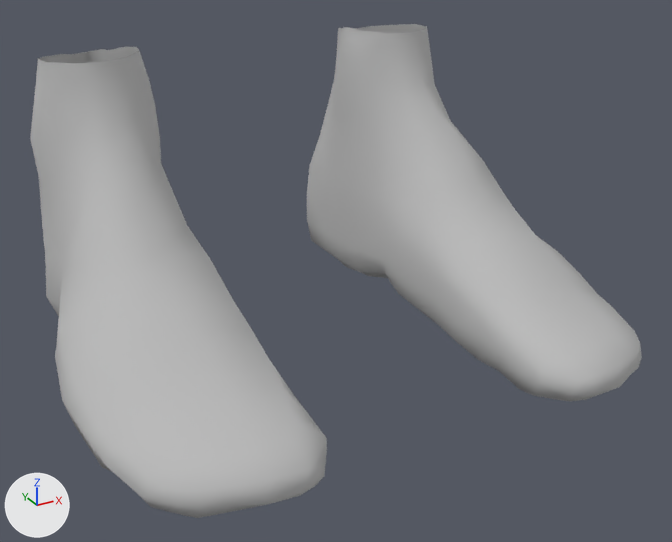
A saved change to the OBJ model Final_Project/model/foot1.obj.
One viewpoint serves both versions: a 50 mm lens placed at (-0.127, -0.269, 0.152), pointed at (0.003, -0.033, 0.033). The axes (+X, +Y, +Z) are drawn at lower left. The lights are the same throughout. Where no turn or scale is listed for an object, it has been applied to the vertices.

The first picture shows 'foot1'.
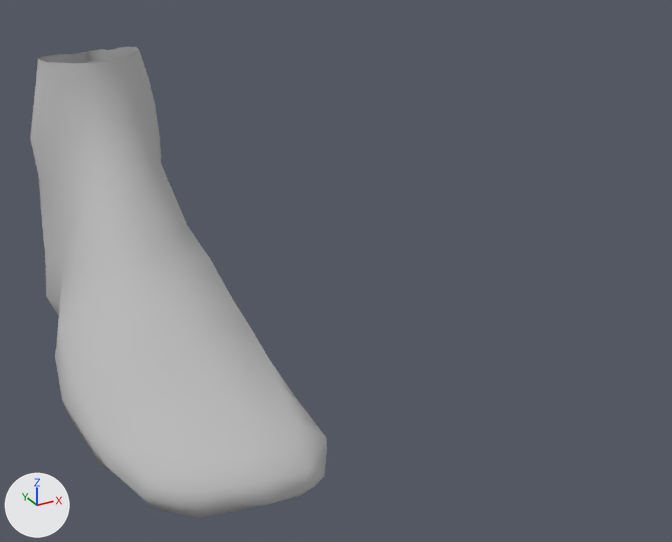
Pixel boxes [x1, y1, x2, y2] of what changed, in the pictures (672 x 542 px):
'foot1', reshaped (51% narrower)
    before: [30, 24, 642, 518]
    after: [30, 47, 327, 518]
part 1 of me_foot1, deleted
    before: [307, 24, 642, 401]

Edits to the bpy script that builds the scene:
```text
Change me_foot1:
    where me_foot1.from_pydata(...)  # 500 vertices, 484 faces; spans x -0.087..0.087, y -0.106..0.061, z 0.004..0.098
    used by ob_foot1; location = (0.0, 0.0, 0.0)
    me_foot1 part 1: the loose piece of 250 vertices spanning x 0.034..0.087, y -0.106..0.061, z 0.004..0.098 is deleted
```
